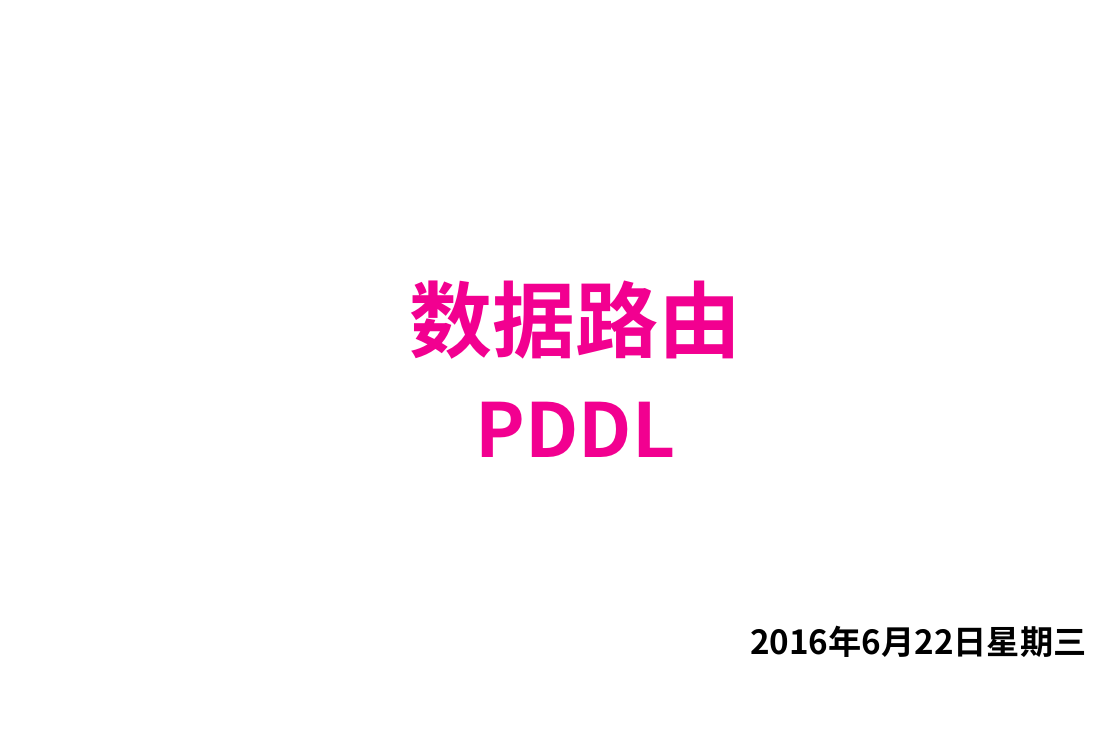
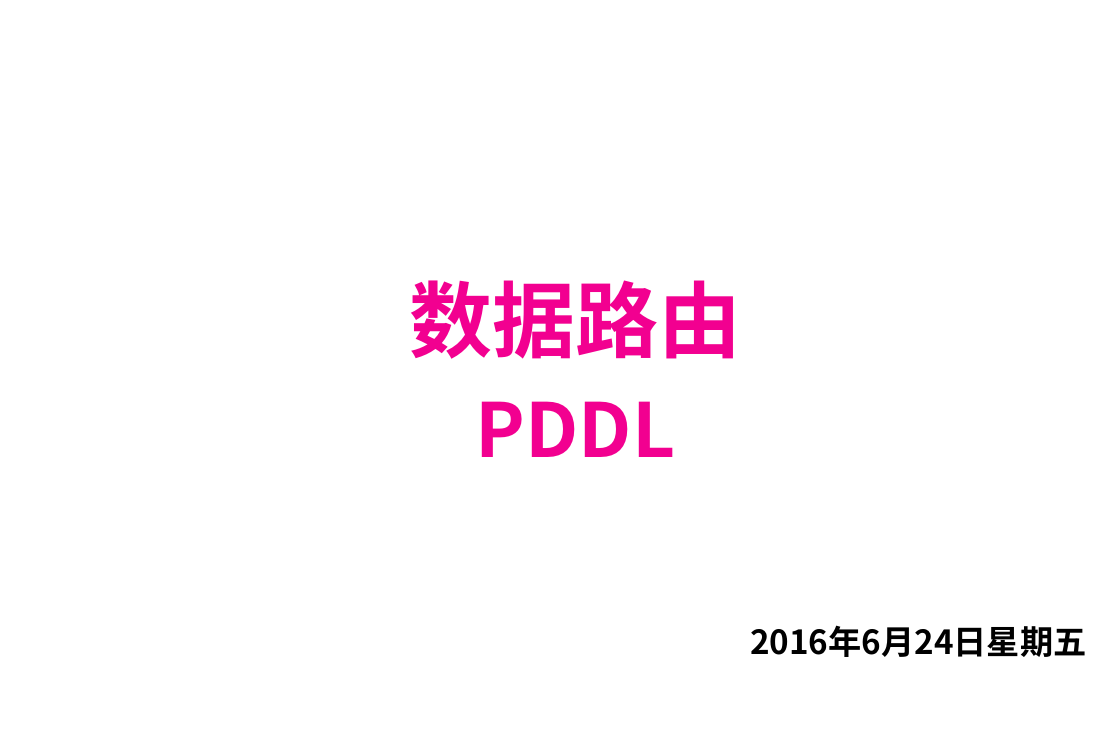
Before and after one commit to balancebeam/sherlock, a slide deck: slide 1 of pddl-doc/数据路由介绍.pptx. Drawn at 1120x747 pixels with LibreOffice and Linux fonts; fonts in the diff are those of the drawing; background and template pictures are left out. Boxes give left, top, right and bottom in pixels: in the first picture for what was removed or moved away, otherwise in the second. Text is boxed around its words. In the diff, an @@ line names an element or a change of style, - is before the commit and + after.

```diff
--- a/pddl-doc/数据路由介绍.pptx
+++ b/pddl-doc/数据路由介绍.pptx
@@ text at box(750, 625, 1086, 657): text changed @@
-2016年6月22日星期三
+2016年6月24日星期五
```
Also in this commit, not shown: 42 other slides changed, 5 other files.
